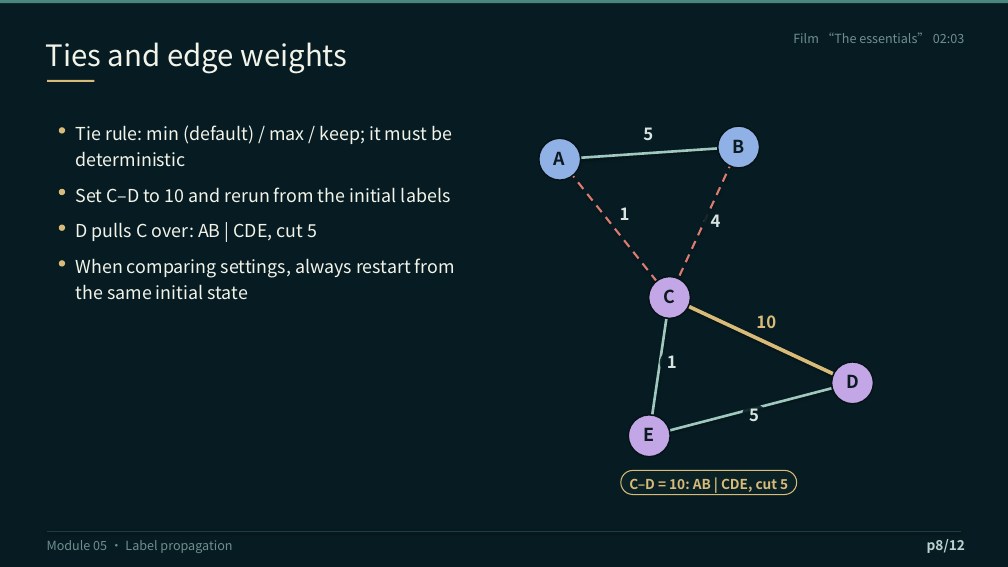
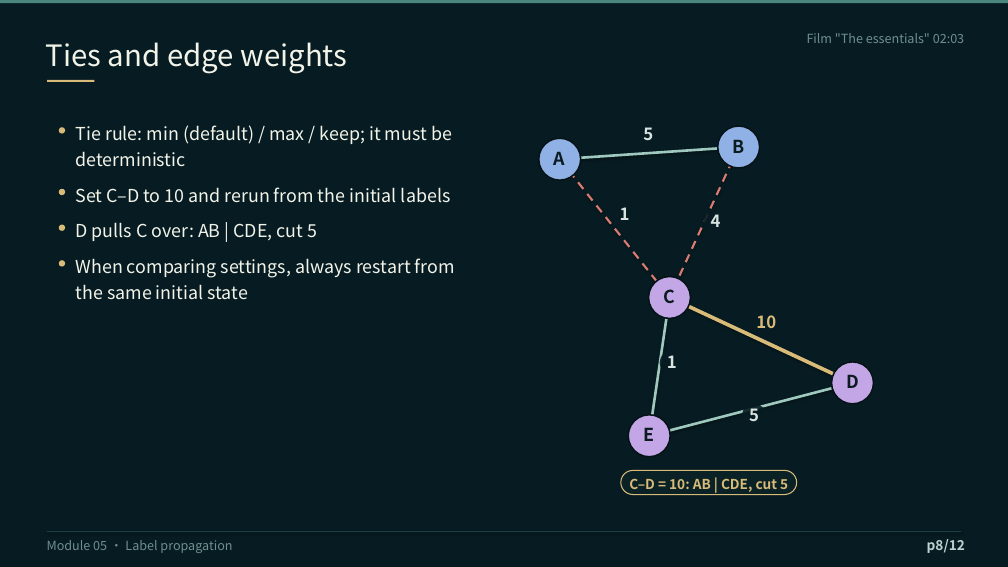
Before and after one commit to Su3037/learning-clustering, a slide deck: slide 8 of site/slides/m05-label-propagation/en/m05-label-propagation-en.pptx. Drawn at 1008x567 pixels with LibreOffice and Linux fonts; fonts in the diff are those of the drawing. Boxes give left, top, right and bottom in pixels: in the first picture for what was removed or moved away, otherwise in the second. Text is boxed around its words. In the diff, an @@ line names an element or a change of style, - is before the commit and + after.

```diff
--- a/site/slides/m05-label-propagation/en/m05-label-propagation-en.pptx
+++ b/site/slides/m05-label-propagation/en/m05-label-propagation-en.pptx
@@ text at (807,33,964,43): text changed @@
-Film “The essentials” 02:03
+Film "The essentials" 02:03
```
Also in this commit, not shown: 9 other slides changed, 30 other files.
